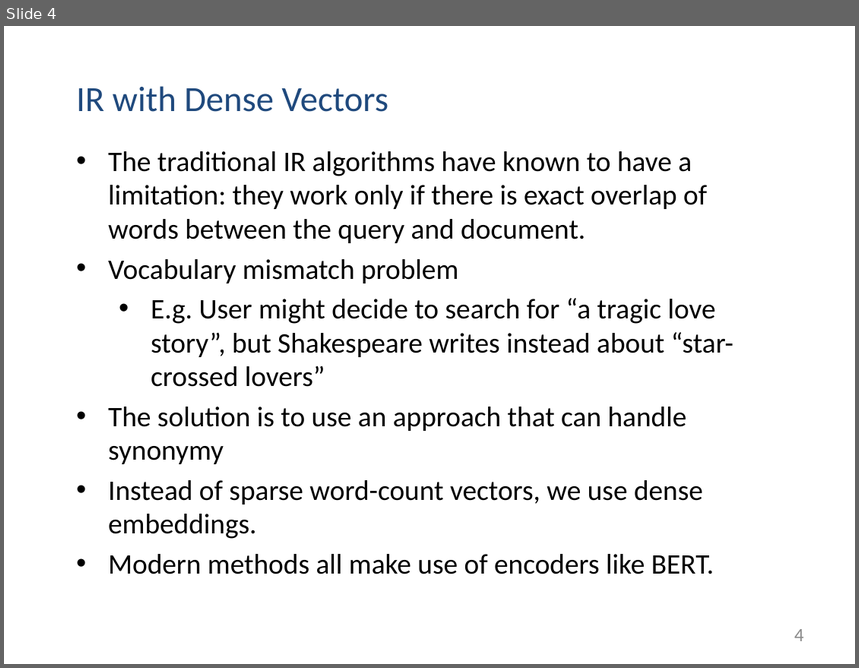
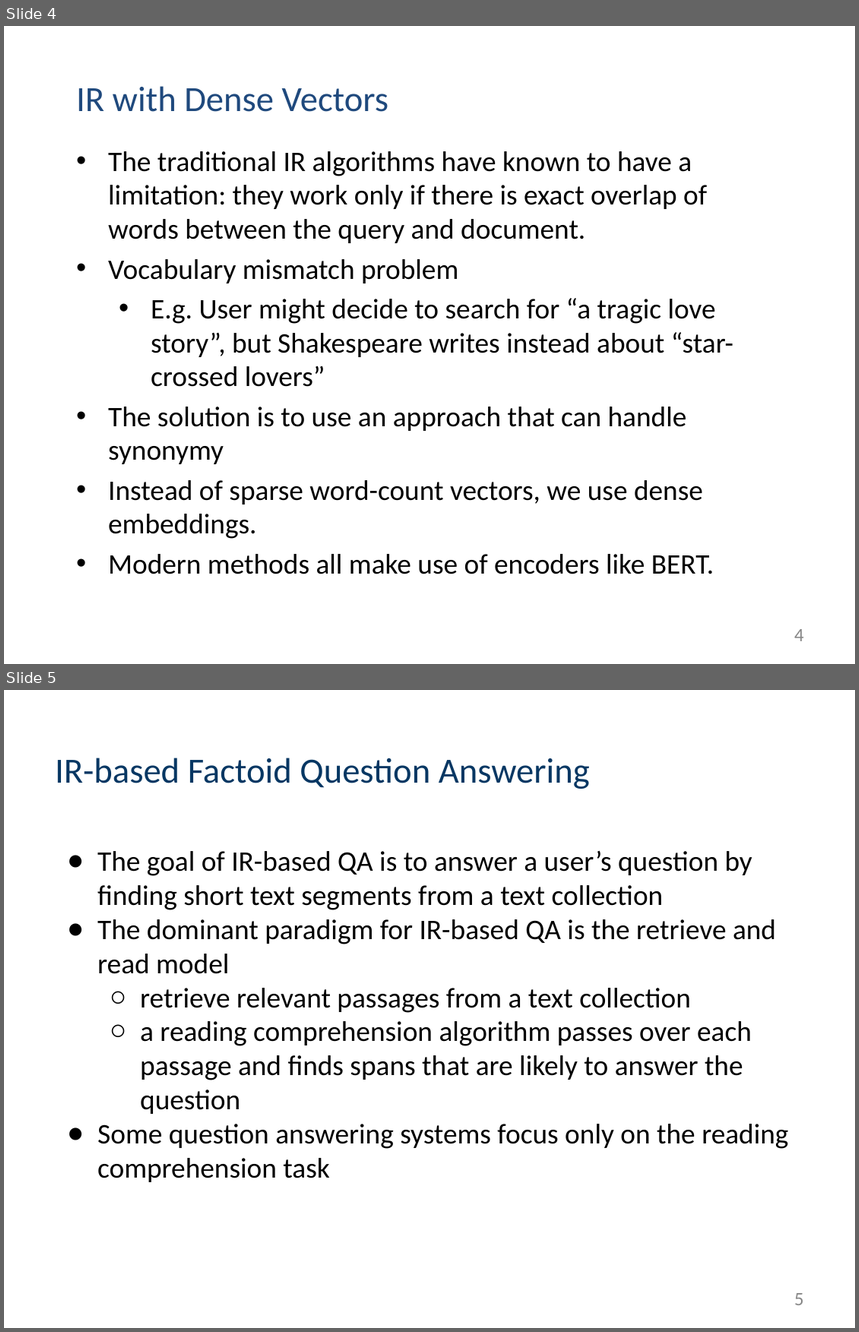
Before and after one commit to muyun/dev.nllp, a slide deck: docs/question-answering-draft.pptx. Shown one above the other, each under a label of ours: slide 4 before the commit, slides 4 and 5 after it. The pictures are 859x668 and 859x1332 pixels, drawn with LibreOffice and Linux fonts; fonts in the diff are those of the drawing. Boxes give left, top, right and bottom in pixels: in the first picture for what was removed or moved away, otherwise in the second. Text is boxed around its words. In the diff, an @@ line names an element or a change of style, - is before the commit and + after.

```diff
--- a/docs/question-answering-draft.pptx
+++ b/docs/question-answering-draft.pptx
@@ slide 5 added at (4, 690, 855, 1328), background #FFFFFF @@
@@ title added at (55, 758, 590, 789), 30 pt, text #073763 @@
+IR-based Factoid Question Answering
@@ text added at (97, 850, 788, 1182), 24 pt, text #000000 @@
+● The goal of IR-based QA is to answer a user’s question by finding short text segments from a text collection
+● The dominant paradigm for IR-based QA is the retrieve and read model
+  ○ retrieve relevant passages from a text collection
+  ○ a reading comprehension algorithm passes over each passage and finds spans that are likely to answer the question
+● Some question answering systems focus only on the reading comprehension task
@@ page number added at (794, 1293, 804, 1306), 16 pt, text #888888 @@
+5
```
Also in this commit, not shown: 3 other slides changed, 3 other slides added, 3 other files.
